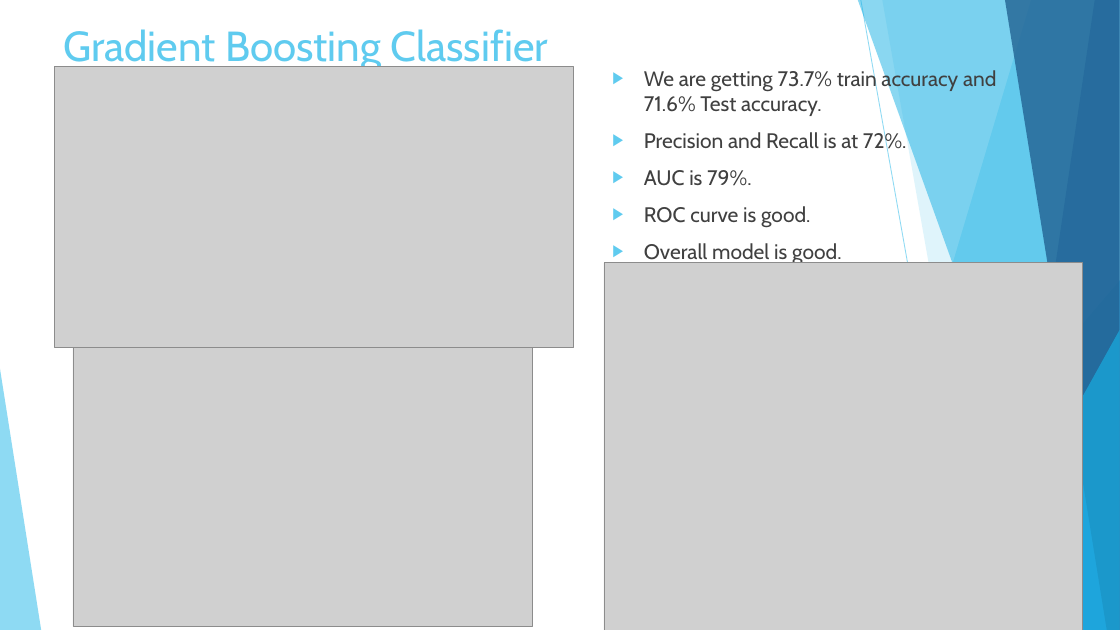
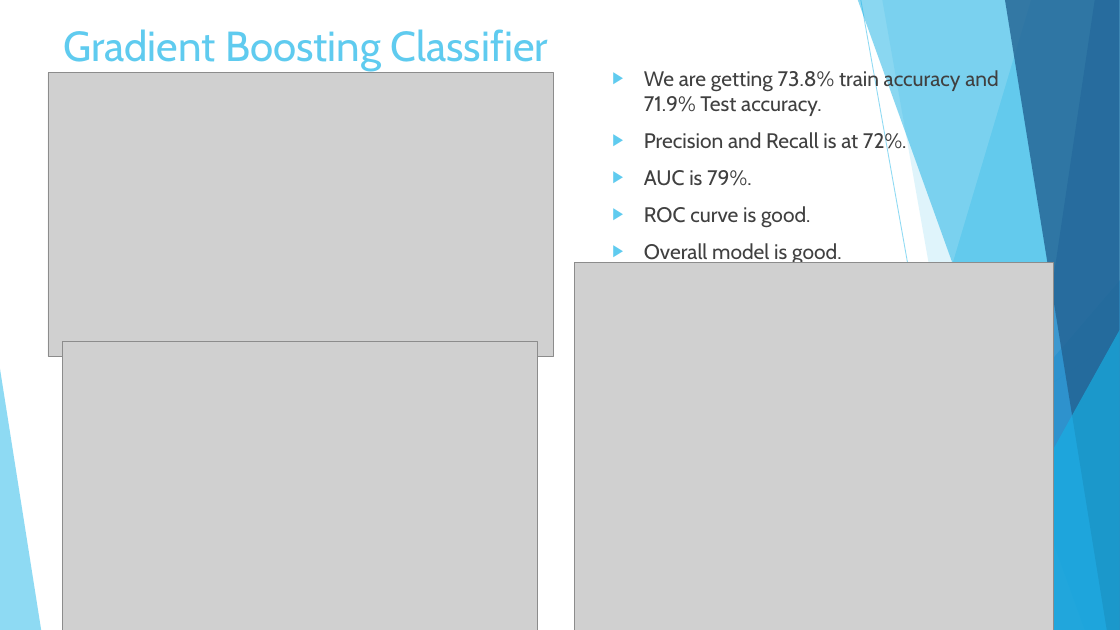
Before and after one commit to meghrajkonduskar/In-Drive-Coupon-Recommendation-Project, a slide deck: slide 23 of In Drive Coupon Recommendation.pptx. Drawn at 1120x630 pixels with LibreOffice and Linux fonts; fonts in the diff are those of the drawing; grey boxes stand for pictures. Boxes give left, top, right and bottom in pixels: in the first picture for what was removed or moved away, otherwise in the second. Text is boxed around its words. In the diff, an @@ line names an element or a change of style, - is before the commit and + after.

```diff
--- a/In Drive Coupon Recommendation.pptx
+++ b/In Drive Coupon Recommendation.pptx
@@ picture: place and size @@
-picture at <box>55,67,574,348</box>
+picture at <box>48,73,554,357</box>
@@ text at <box>644,68,998,116</box>: text changed @@
-▶ We are getting 73.7% train accuracy and 71.6% Test accuracy.
+▶ We are getting 73.8% train accuracy and 71.9% Test accuracy.
@@ picture: place and size @@
-picture at <box>604,263,1083,630</box>
+picture at <box>575,263,1054,630</box>
@@ picture: place and size @@
-picture at <box>73,348,532,627</box>
+picture at <box>63,342,538,630</box>
```
Also in this commit, not shown: 10 other slides changed, 22 other files.
